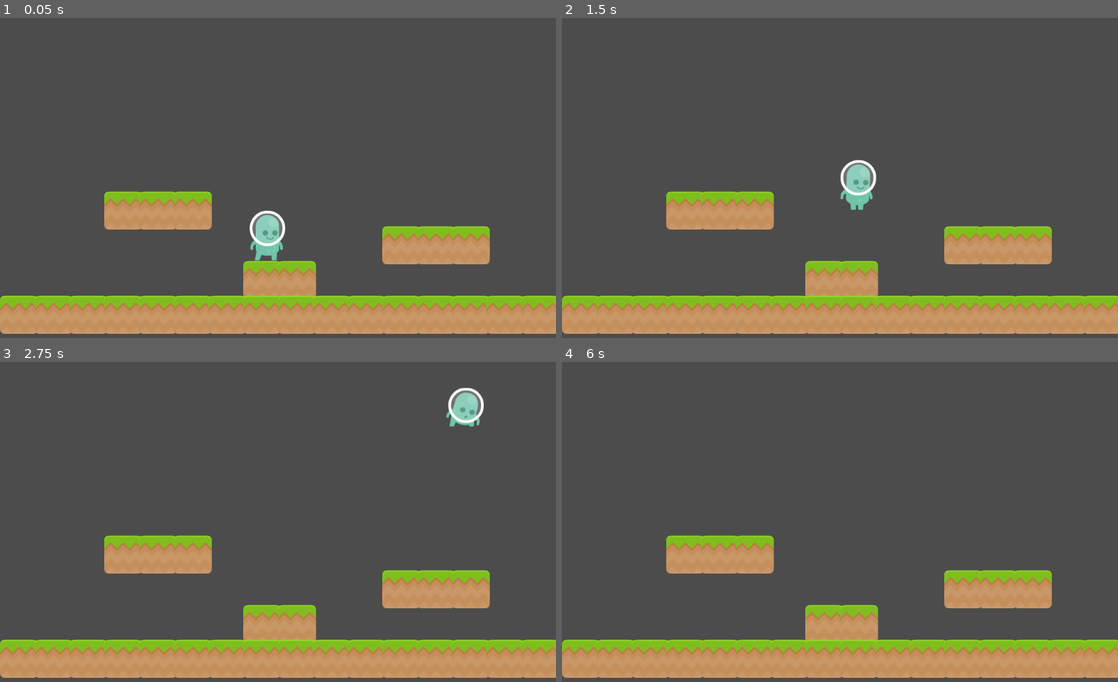
Above: before the commit, frames 1-4 (two rows, left to right).
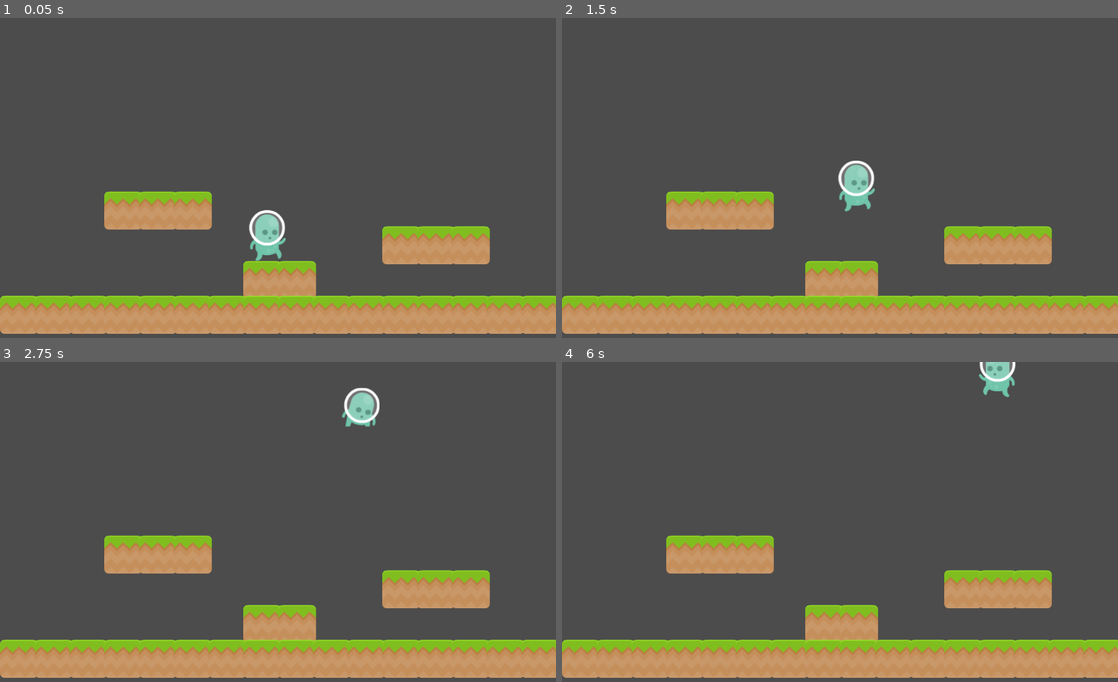
Above: after the commit, the same moments.

Repository: doctor-g/AltNaGaDeMon2021
Game: Godot game, scene res://World/Level.tscn
Same seed, same stepped clock (60 frames per second), same inputs: the game is played once before the commit and once after it.
Inputs:
- Up to frame 1 (0.05 s): no input
- Up to frame 2 (1.5 s): tap Enter at 0.5 s; hold S (duck) 0.53-1.28 s; hold D (move_right) from 0.53 s (still down); tap Z (jump) at 0.77, 0.8, 1.07, 1.35 s; tap Space at 1.25 s
- Up to frame 3 (2.75 s): tap Z (jump) at 1.52, 1.82, 2.3 s; tap S (duck) at 1.55 s; release D (move_right) at 2.03 s; hold A (move_left) from 2.03 s (still down); hold S (duck) from 2.03 s (still down)
- Up to frame 4 (6 s): release A (move_left) at 2.78 s; release S (duck) at 2.78 s; hold D (move_right) 2.78-4.28 s; tap S (duck) at 2.85, 4.35 s; tap Z (jump) at 3.02, 3.32, 3.6, 3.77, 4.07, 4.52, 4.82, 5.3, 5.85 s; tap Enter at 4.25, 5.75 s; hold A (move_left) 4.28-5.03 s; tap Space at 5 s; hold D (move_right) 5.03-5.78 s; hold S (duck) 5.03-5.78 s; hold A (move_left) from 5.78 s (still down)

The runs differ from the first frame. In frame 1, 0.2% of the frame differs, in the area x 44-52%, y 60-76%; in frame 2, 0.4%; in frame 3, 1.3%, in the area x 61-87%, y 8-21%; in frame 4, 0.5%.

Commit message:
Add jump animation

Diff:
--- a/project/Player/Player.gd
+++ b/project/Player/Player.gd
@@ -15,6 +15,7 @@
 	if Input.is_action_pressed("duck"):
 		_sprite.visible = false
 		_duck_sprite.visible = true
+		_velocity.x = 0
 	else:
 		_sprite.visible = true
 		_duck_sprite.visible = false
@@ -34,4 +35,7 @@
 	if Input.is_action_just_pressed("jump"):
 		_velocity.y -= jump_strength
 
-	_sprite.play("walk" if _velocity.x != 0 else "idle")
+	if not is_on_floor():
+		_sprite.play("jump")
+	else:
+		_sprite.play("walk" if _velocity.x != 0 else "idle")
--- a/project/Player/Player.tscn
+++ b/project/Player/Player.tscn
@@ -14,6 +14,7 @@
 [ext_resource path="res://Player/p1_walk08.png" type="Texture" id=12]
 [ext_resource path="res://Player/Player.gd" type="Script" id=13]
 [ext_resource path="res://Player/p1_duck.png" type="Texture" id=14]
+[ext_resource path="res://Player/p1_jump.png" type="Texture" id=15]
 
 [sub_resource type="SpriteFrames" id=1]
 animations = [ {
@@ -26,6 +27,11 @@
 "loop": true,
 "name": "walk",
 "speed": 10.0
+}, {
+"frames": [ ExtResource( 15 ) ],
+"loop": true,
+"name": "jump",
+"speed": 5.0
 } ]
 
 [sub_resource type="RectangleShape2D" id=2]
@@ -37,7 +43,7 @@
 [node name="AnimatedSprite" type="AnimatedSprite" parent="."]
 position = Vector2( 0, -46 )
 frames = SubResource( 1 )
-animation = "idle"
+animation = "jump"
 playing = true
 
 [node name="StandingCollision" type="CollisionShape2D" parent="."]
Not shown: 1 places in project/Player/Player.tscn that only renumber resources
Binary file added: project/Player/p1_jump.png
Not shown, added: project/Player/p1_jump.png.import
